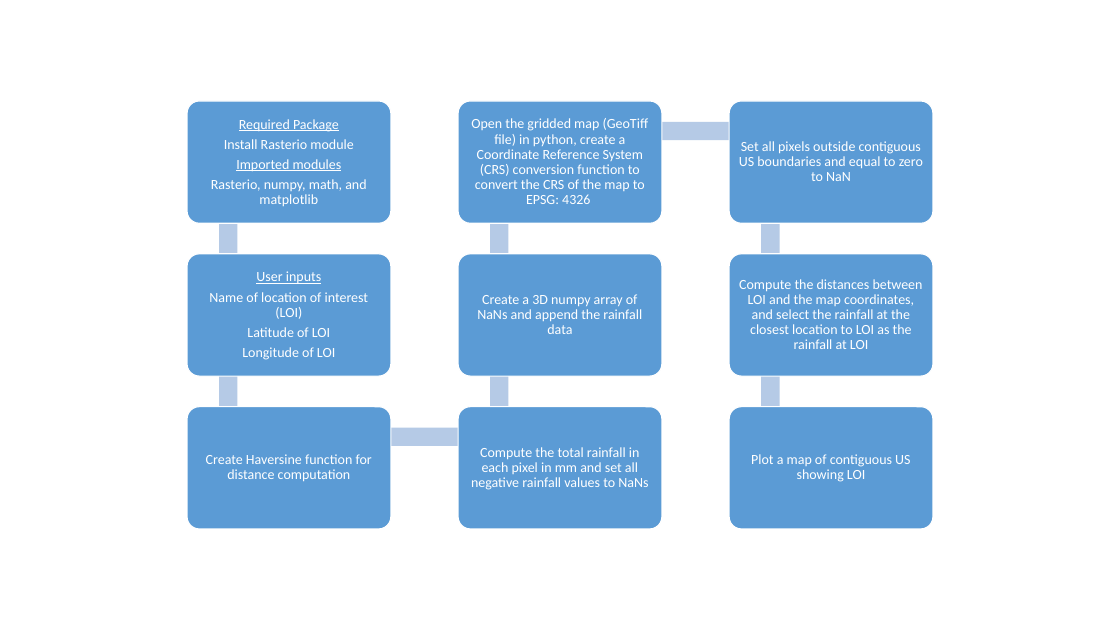
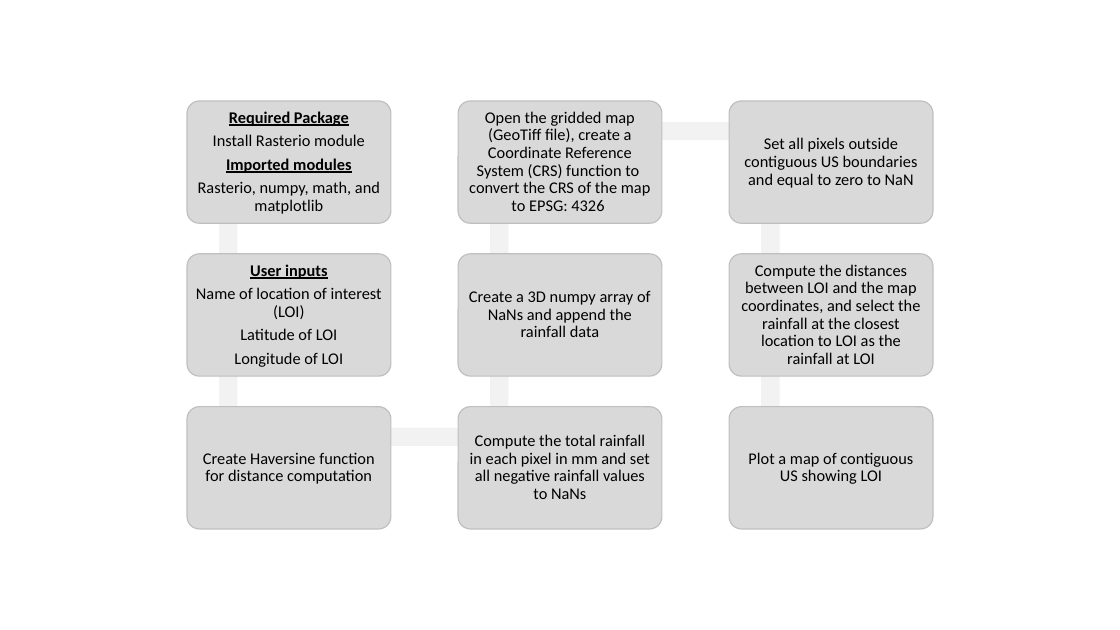
Before and after one commit to parkernath32/semester_project, a slide deck: slide 1 of Miscellaneous_files/Flow_chart.pptx. Drawn at 1120x630 pixels with LibreOffice and Linux fonts; fonts in the diff are those of the drawing. Boxes give left, top, right and bottom in pixels: in the first picture for what was removed or moved away, otherwise in the second. Text is boxed around its words. In the diff, an @@ line names an element or a change of style, - is before the commit and + after.

```diff
--- a/Miscellaneous_files/Flow_chart.pptx
+++ b/Miscellaneous_files/Flow_chart.pptx
@@ text "Required Package" at (198, 111, 380, 214): size 12 to 14 pt, text colour #FFFFFF to #000000; bold on in "Required Package", "Imported modules" @@
@@ text at (469, 111, 650, 211): text changed; size 12 to 14 pt; text colour #FFFFFF to #000000 @@
-Open the gridded map (GeoTiff file) in python, create a Coordinate Reference System (CRS) conversion function to convert the CRS of the map to EPSG: 4326
+Open the gridded map (GeoTiff file), create a Coordinate Reference System (CRS) function to convert the CRS of the map to EPSG: 4326
@@ text "User inputs" at (196, 264, 382, 367): size 12 to 14 pt, text colour #FFFFFF to #000000; bold on in "User inputs" @@
@@ fill #B5CBE7 to #F2F2F2 in 8 elements at (219, 131, 237, 284), (219, 284, 237, 436), (229, 428, 499, 446), (490, 284, 509, 436), (490, 131, 509, 284), (500, 122, 770, 140), (762, 131, 780, 284), (762, 284, 780, 436) @@
@@ fill #5B9BD5 to #D9D9D9; outline #FFFFFF 1 pt to #BFBFBF 1 pt in 9 elements at (187, 101, 392, 223), (187, 254, 392, 376), (187, 407, 392, 529), (458, 407, 662, 529), (458, 254, 662, 376), (458, 101, 662, 223), (729, 101, 933, 223), (729, 254, 933, 376), (729, 407, 933, 529) @@
@@ size 12 to 14 pt, text colour #FFFFFF to #000000 in 6 elements at (203, 452, 374, 484), (470, 434, 650, 499), (469, 291, 651, 337), (744, 137, 918, 188), (741, 264, 920, 364), (748, 452, 913, 484) @@
```
Also in this commit, not shown: 3 other files.
